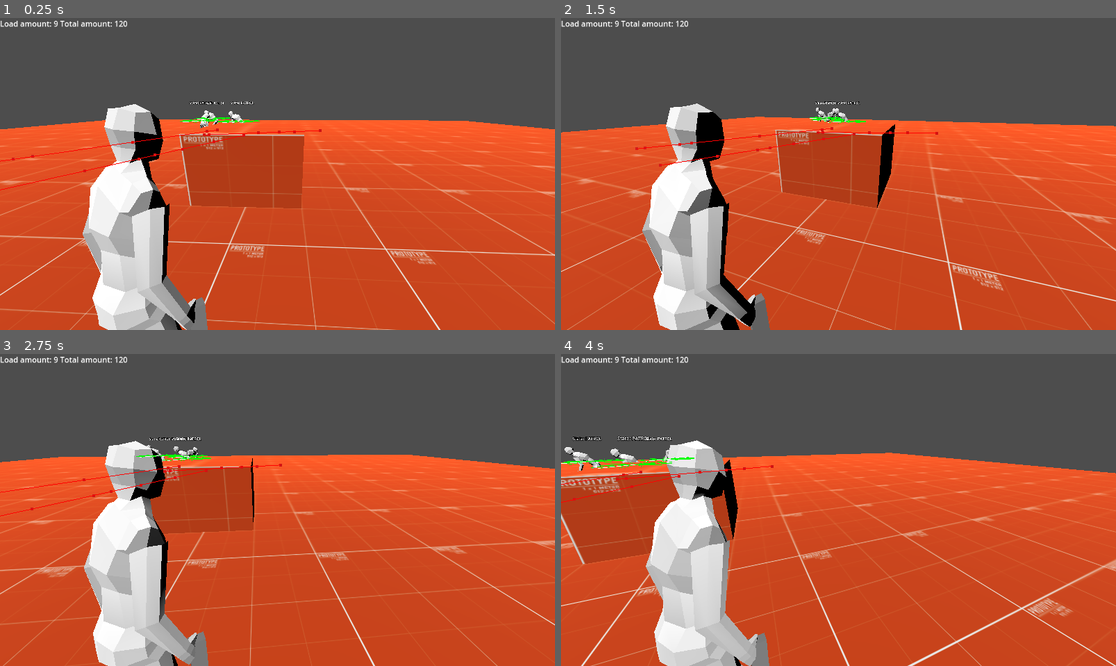
Above: before the commit, frames 1-4 (two rows, left to right).
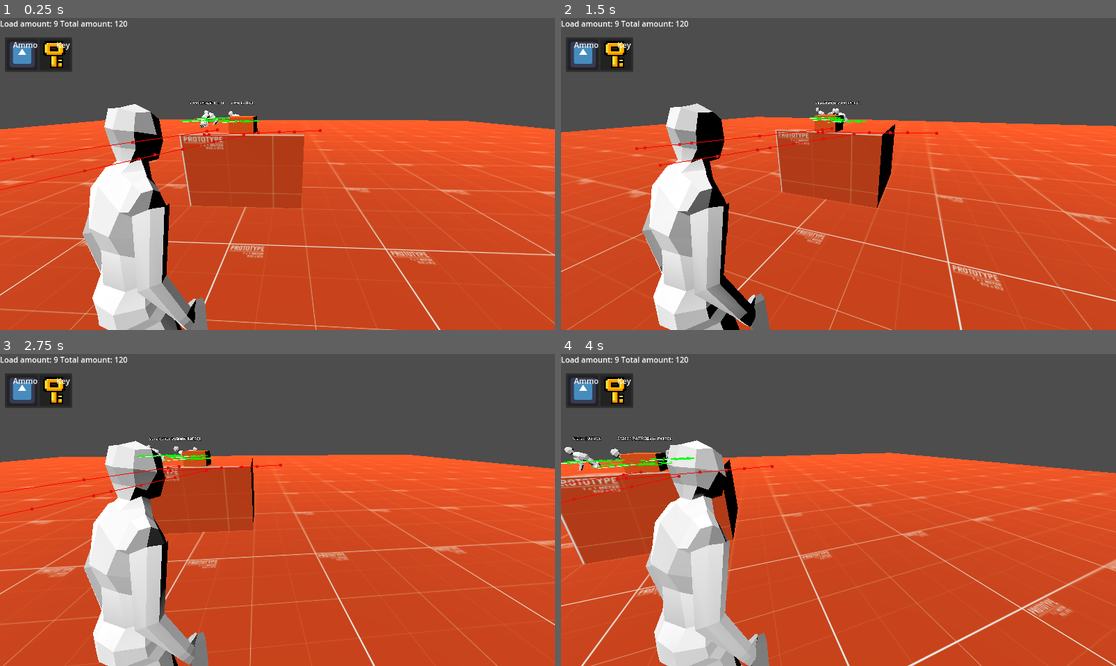
Above: after the commit, the same moments.

Repository: Vosnov/GD_APrototype
Game: Godot game, scene res://main.tscn
Same seed, same stepped clock (60 frames per second), same inputs: the game is played once before the commit and once after it. The engine's default icon, where the game draws it, is replaced by a stand-in: a white triangle on a blue panel in a dark square.
Inputs (mouse positions are in pixels of both pictures, inside the frame that each line leads up to):
- Up to frame 1 (0.25 s): no input
- Up to frame 2 (1.5 s): move the mouse to (866, 174) at 0.52 s; hold D (right) 0.53-1.28 s; tap S (bottom) at 0.6 s; click (866, 174) at 0.8 s; move the mouse to (810, 174) at 1.27 s; hold A (left) from 1.28 s (still down); click (810, 174) at 1.35 s
- Up to frame 3 (2.75 s): tap W (top) at 1.55, 2.1 s; move the mouse to (288, 503) at 2.02 s; release A (left) at 2.03 s; hold D (right) from 2.03 s (still down); tap S (bottom) at 2.3 s
- Up to frame 4 (4 s): move the mouse to (832, 516) at 2.77 s; right-click (832, 516) at 2.85 s; click (832, 516) at 3.05 s; move the mouse to (877, 513) at 3.52 s; release D (right) at 3.53 s; hold A (left) from 3.53 s (still down); tap S (bottom) at 3.6 s; tap W (top) at 3.8 s

The runs differ from the first frame. In frame 1, 1.4% of the frame differs, in the area x 0-47%, y 6-38%; in frame 2, 1.4%; in frame 3, 1.4%; in frame 4, 1.6%, in the area x 0-20%, y 6-39%.

Commit message:
inventory

Diff:
--- /dev/null
+++ b/Data/ammo_data.tres
@@ -0,0 +1,10 @@
+[gd_resource type="Resource" script_class="ItemData" load_steps=3 format=3 uid="uid://dhb4hlupm2k4i"]
+
+[ext_resource type="Texture2D" uid="uid://bc0wd7e2kwdmm" path="res://icon.svg" id="1_mj6ba"]
+[ext_resource type="Script" path="res://Scripts/Data/item_data.gd" id="2_3ihox"]
+
+[resource]
+script = ExtResource("2_3ihox")
+NAME = "Ammo"
+DESCRIPTION = "Its a ammo"
+TEXTURE = ExtResource("1_mj6ba")
--- /dev/null
+++ b/Data/inventory_data.tres
@@ -0,0 +1,9 @@
+[gd_resource type="Resource" script_class="InventoryData" load_steps=4 format=3 uid="uid://bemwgorxb3qbr"]
+
+[ext_resource type="Script" path="res://Scripts/Data/inventory_data.gd" id="1_dx3ca"]
+[ext_resource type="Resource" uid="uid://dhb4hlupm2k4i" path="res://Data/ammo_data.tres" id="1_yxsic"]
+[ext_resource type="Resource" uid="uid://c1f5nhddcsns4" path="res://Data/key_data.tres" id="2_kwwf0"]
+
+[resource]
+script = ExtResource("1_dx3ca")
+ITEMS = Array[Resource("res://Scripts/Data/item_data.gd")]([ExtResource("1_yxsic"), ExtResource("2_kwwf0")])
--- /dev/null
+++ b/Data/key_data.tres
@@ -0,0 +1,10 @@
+[gd_resource type="Resource" script_class="ItemData" load_steps=3 format=3 uid="uid://c1f5nhddcsns4"]
+
+[ext_resource type="Script" path="res://Scripts/Data/item_data.gd" id="1_44y8d"]
+[ext_resource type="Texture2D" uid="uid://cy7evrudtviol" path="res://key.png" id="1_ywll5"]
+
+[resource]
+script = ExtResource("1_44y8d")
+NAME = "Key"
+DESCRIPTION = "Its my KEY"
+TEXTURE = ExtResource("1_ywll5")
--- a/Nodes/Guns/base_gun.tscn
+++ b/Nodes/Guns/base_gun.tscn
@@ -12,3 +12,7 @@
 mesh = SubResource("BoxMesh_fj03s")
 
 [node name="ShotTimer" type="Timer" parent="."]
+
+[node name="ReloadTimer" type="Timer" parent="."]
+
+[connection signal="timeout" from="ReloadTimer" to="." method="_on_reload_timer_timeout"]
--- /dev/null
+++ b/Nodes/Items/ammo.tscn
@@ -0,0 +1,17 @@
+[gd_scene load_steps=5 format=3 uid="uid://dl5l6q0c4saxy"]
+
+[ext_resource type="PackedScene" uid="uid://cgiy16ss3fg6n" path="res://Nodes/Items/pick_up_base.tscn" id="1_fpl3g"]
+[ext_resource type="Resource" uid="uid://dhb4hlupm2k4i" path="res://Data/ammo_data.tres" id="2_orh46"]
+
+[sub_resource type="StandardMaterial3D" id="StandardMaterial3D_mglax"]
+albedo_color = Color(1, 0.345098, 0, 1)
+
+[sub_resource type="BoxMesh" id="BoxMesh_ijody"]
+
+[node name="Ammo" instance=ExtResource("1_fpl3g")]
+ITEM_DATA = ExtResource("2_orh46")
+
+[node name="MeshInstance3D" type="MeshInstance3D" parent="." index="2"]
+transform = Transform3D(0.4, 0, 0, 0, 0.4, 0, 0, 0, 0.4, 0, 0, 0)
+material_override = SubResource("StandardMaterial3D_mglax")
+mesh = SubResource("BoxMesh_ijody")
--- /dev/null
+++ b/Nodes/Items/pick_up_base.tscn
@@ -0,0 +1,48 @@
+[gd_scene load_steps=4 format=3 uid="uid://cgiy16ss3fg6n"]
+
+[ext_resource type="Texture2D" uid="uid://bc0wd7e2kwdmm" path="res://icon.svg" id="1_4rvdi"]
+
+[sub_resource type="GDScript" id="GDScript_4pf0e"]
+script/source = "extends Node3D
+
+signal pick_up()
+
+@export var ITEM_DATA: ItemData
+@onready var action_icon = $ActionIcon
+
+func _ready():
+	action_icon.visible = false
+
+func _on_area_3d_body_entered(_body):
+	action_icon.visible = true
+
+func _on_area_3d_body_exited(_body):
+	action_icon.visible = false
+
+func _input(_event):
+	if Input.is_action_just_pressed(\"action\") and action_icon.visible:
+		Events.emit_signal('item_pick_up', ITEM_DATA)
+		queue_free()
+"
+
+[sub_resource type="SphereShape3D" id="SphereShape3D_1q38j"]
+
+[node name="PickUpBase" type="Node3D"]
+script = SubResource("GDScript_4pf0e")
+
+[node name="Area3D" type="Area3D" parent="."]
+collision_layer = 2
+collision_mask = 2
+
+[node name="CollisionShape3D" type="CollisionShape3D" parent="Area3D"]
+shape = SubResource("SphereShape3D_1q38j")
+
+[node name="ActionIcon" type="Sprite3D" parent="."]
+transform = Transform3D(0.2, 0, 0, 0, 0.2, 0, 0, 0, 0.2, 0, 0.512846, 0)
+modulate = Color(0, 0.839216, 0, 1)
+billboard = 1
+double_sided = false
+texture = ExtResource("1_4rvdi")
+
+[connection signal="body_entered" from="Area3D" to="." method="_on_area_3d_body_entered"]
+[connection signal="body_exited" from="Area3D" to="." method="_on_area_3d_body_exited"]
--- /dev/null
+++ b/Nodes/UI/inventory_container.tscn
@@ -0,0 +1,47 @@
+[gd_scene load_steps=4 format=3 uid="uid://cvyp86en27tbq"]
+
+[ext_resource type="PackedScene" uid="uid://dqhrjljwrj5b" path="res://Nodes/UI/item_slot.tscn" id="1_2wlpr"]
+[ext_resource type="Resource" uid="uid://bemwgorxb3qbr" path="res://Data/inventory_data.tres" id="2_fr3b1"]
+
+[sub_resource type="GDScript" id="GDScript_gevom"]
+script/source = "extends PanelContainer
+
+@export var SLOT: PackedScene
+@export var INVENTORY_DATA: InventoryData
+@onready var grid_container = $MarginContainer/GridContainer
+
+func _ready():
+	fill_grid(INVENTORY_DATA.ITEMS)
+	Events.connect('item_pick_up', _on_pick_up)
+
+func fill_grid(items: Array[ItemData]):
+	for child in grid_container.get_children():
+		child.queue_free()
+
+	for item in items:
+		var slot = SLOT.instantiate() as ItemSlot
+		grid_container.add_child(slot)
+		slot.set_item_data(item)
+
+func _on_pick_up(item_data: ItemData):
+	INVENTORY_DATA.ITEMS.push_back(item_data)
+	fill_grid(INVENTORY_DATA.ITEMS)
+"
+
+[node name="InventoryContainer" type="PanelContainer"]
+offset_right = 40.0
+offset_bottom = 40.0
+script = SubResource("GDScript_gevom")
+SLOT = ExtResource("1_2wlpr")
+INVENTORY_DATA = ExtResource("2_fr3b1")
+
+[node name="MarginContainer" type="MarginContainer" parent="."]
+layout_mode = 2
+theme_override_constants/margin_left = 4
+theme_override_constants/margin_top = 4
+theme_override_constants/margin_right = 4
+theme_override_constants/margin_bottom = 4
+
+[node name="GridContainer" type="GridContainer" parent="MarginContainer"]
+layout_mode = 2
+columns = 6
--- /dev/null
+++ b/Nodes/UI/item_slot.tscn
@@ -0,0 +1,32 @@
+[gd_scene load_steps=2 format=3 uid="uid://dqhrjljwrj5b"]
+
+[ext_resource type="Script" path="res://Scripts/UI/item_slot.gd" id="1_nxnid"]
+
+[node name="ItemSlot" type="PanelContainer"]
+custom_minimum_size = Vector2(64, 64)
+anchors_preset = 15
+anchor_right = 1.0
+anchor_bottom = 1.0
+offset_right = -1088.0
+offset_bottom = -584.0
+grow_horizontal = 2
+grow_vertical = 2
+script = ExtResource("1_nxnid")
+
+[node name="MarginContainer" type="MarginContainer" parent="."]
+layout_mode = 2
+theme_override_constants/margin_left = 4
+theme_override_constants/margin_top = 4
+theme_override_constants/margin_right = 4
+theme_override_constants/margin_bottom = 4
+
+[node name="TextureRect" type="TextureRect" parent="MarginContainer"]
+layout_mode = 2
+expand_mode = 1
+stretch_mode = 5
+
+[node name="Label" type="Label" parent="."]
+layout_mode = 2
+size_flags_horizontal = 8
+size_flags_vertical = 0
+text = "Test"
--- a/Nodes/ui.tscn
+++ b/Nodes/ui.tscn
@@ -1,4 +1,6 @@
-[gd_scene load_steps=2 format=3 uid="uid://en3g0v7xjkgn"]
+[gd_scene load_steps=3 format=3 uid="uid://en3g0v7xjkgn"]
+
+[ext_resource type="PackedScene" uid="uid://cvyp86en27tbq" path="res://Nodes/UI/inventory_container.tscn" id="1_hkedj"]
 
 [sub_resource type="GDScript" id="GDScript_tkxjl"]
 script/source = "extends CanvasLayer
@@ -18,3 +20,14 @@
 [node name="ReloadData" type="Label" parent="."]
 offset_right = 40.0
 offset_bottom = 23.0
+
+[node name="Control" type="Control" parent="."]
+layout_mode = 3
+anchors_preset = 0
+offset_left = 10.0
+offset_top = 40.0
+offset_right = 50.0
+offset_bottom = 80.0
+
+[node name="InventoryContainer" parent="Control" instance=ExtResource("1_hkedj")]
+layout_mode = 0
--- /dev/null
+++ b/Scripts/Data/inventory_data.gd
@@ -0,0 +1,4 @@
+extends Resource
+class_name InventoryData
+
+@export var ITEMS: Array[ItemData]
--- /dev/null
+++ b/Scripts/Data/item_data.gd
@@ -0,0 +1,6 @@
+extends Resource
+class_name ItemData
+
+@export var NAME: String
+@export_multiline var DESCRIPTION: String
+@export var TEXTURE: Texture2D
--- a/Scripts/Player/base_gun.gd
+++ b/Scripts/Player/base_gun.gd
@@ -1,22 +1,19 @@
 extends Node3D
 
-@export var ANIMATION_TREE: AnimationTree
-
-@export var ANIMATION_RELOAD_NAME = 'Reload'
 @export var MAX_AMOUNT_LOADED = 9
 @export var AMMOUNT_LOADED = 9
 @export var AMOUNT_TOTAL = 120
 @export var SHOT_TIMEOUT = 0.4
-
+@export var RELOAD_TIMEOUT = 1.0
 
 @onready var shot_timer = $ShotTimer
+@onready var reload_timer = $ReloadTimer
 
 var aiming = false
 var is_runing = false
 var is_reloading = false
 
 func _ready():
-	ANIMATION_TREE.connect('animation_finished', _on_anim_finish)
 	Events.emit_signal("player_reload_data_ui", AMMOUNT_LOADED, AMOUNT_TOTAL)
 
 func shot():
@@ -31,11 +28,14 @@
 	Events.emit_signal("player_reload_data_ui", AMMOUNT_LOADED, AMOUNT_TOTAL)
 
 func reload():
+	if AMOUNT_TOTAL == 0: return
 	if AMMOUNT_LOADED == MAX_AMOUNT_LOADED: return
 
 	AMMOUNT_LOADED = min(AMOUNT_TOTAL, MAX_AMOUNT_LOADED)
 	AMOUNT_TOTAL -= AMMOUNT_LOADED
 	is_reloading = true
+	reload_timer.one_shot = true
+	reload_timer.start(RELOAD_TIMEOUT)
 	Events.emit_signal("player_reload")
 	Events.emit_signal("player_reload_data_ui", AMMOUNT_LOADED, AMOUNT_TOTAL)
 
@@ -50,6 +50,6 @@
 	if Input.is_action_just_pressed("reload") and not is_runing:
 		reload()
 
-func _on_anim_finish(anim_name: String):
-	if anim_name == ANIMATION_RELOAD_NAME:
-		is_reloading = false
+
+func _on_reload_timer_timeout():
+	is_reloading = false
--- /dev/null
+++ b/Scripts/UI/item_slot.gd
@@ -0,0 +1,9 @@
+extends PanelContainer
+class_name ItemSlot
+
+@onready var texture_rect = $MarginContainer/TextureRect
+@onready var label = $Label
+
+func set_item_data(data: ItemData):
+	label.text = data.NAME
+	texture_rect.texture = data.TEXTURE
--- a/Scripts/events.gd
+++ b/Scripts/events.gd
@@ -12,3 +12,5 @@
 #UI
 signal player_hp_ui(hp: float)
 signal player_reload_data_ui(amount: int, total_amount: int)
+#INVENTORY
+signal item_pick_up(item_data: ItemData)
--- a/main.tscn
+++ b/main.tscn
@@ -1,10 +1,11 @@
-[gd_scene load_steps=13 format=3 uid="uid://w33jnbedk4n5"]
+[gd_scene load_steps=14 format=3 uid="uid://w33jnbedk4n5"]
 
 [ext_resource type="PackedScene" uid="uid://en3g0v7xjkgn" path="res://Nodes/ui.tscn" id="1_hgfpu"]
 [ext_resource type="Texture2D" uid="uid://ck0ukv5tkw3v" path="res://Textures/prototype_512x512_orange.png" id="1_oqjwu"]
 [ext_resource type="PackedScene" uid="uid://dmruxdnqw4rtm" path="res://Nodes/Charecters/player.tscn" id="2_v1y33"]
 [ext_resource type="PackedScene" uid="uid://728vxpr147if" path="res://Nodes/camera_controller.tscn" id="3_71dis"]
 [ext_resource type="PackedScene" uid="uid://bqfcpdoke7pig" path="res://Nodes/Charecters/Enemy/enemy_type_1.tscn" id="4_s37af"]
+[ext_resource type="PackedScene" uid="uid://dl5l6q0c4saxy" path="res://Nodes/Items/ammo.tscn" id="6_iygk2"]
 
 [sub_resource type="NavigationMesh" id="NavigationMesh_v30gr"]
 vertices = PackedVector3Array(-9.5, 0, -19.25, -19.25, 0, -19.25, -19.25, 0, -9.75, -19.25, 0, 0, -1.75, 0, 0, -1.75, 0 …(864 unchanged characters)…
@@ -80,4 +81,7 @@
 [node name="CollisionShape3D" type="CollisionShape3D" parent="NavigationRegion3D/StaticBody3D"]
 shape = SubResource("BoxShape3D_7dn26")
 
+[node name="Ammo" parent="." instance=ExtResource("6_iygk2")]
+transform = Transform3D(1, 0, 0, 0, 1, 0, 0, 0, 1, 0, 1.34425, 0.746136)
+
 [editable path="CameraController"]
--- a/project.godot
+++ b/project.godot
@@ -61,6 +61,11 @@
 "events": [Object(InputEventKey,"resource_local_to_scene":false,"resource_name":"","device":-1,"window_id":0,"alt_pressed":false,"shift_pressed":false,"ctrl_pressed":false,"meta_pressed":false,"pressed":false,"keycode":0,"physical_keycode":82,"key_label":0,"unicode":114,"echo":false,"script":null)
 ]
 }
+action={
+"deadzone": 0.5,
+"events": [Object(InputEventKey,"resource_local_to_scene":false,"resource_name":"","device":-1,"window_id":0,"alt_pressed":false,"shift_pressed":false,"ctrl_pressed":false,"meta_pressed":false,"pressed":false,"keycode":0,"physical_keycode":69,"key_label":0,"unicode":101,"echo":false,"script":null)
+]
+}
 
 [layer_names]
 
Binary file added: key.png
Not shown, added: key.png.import
